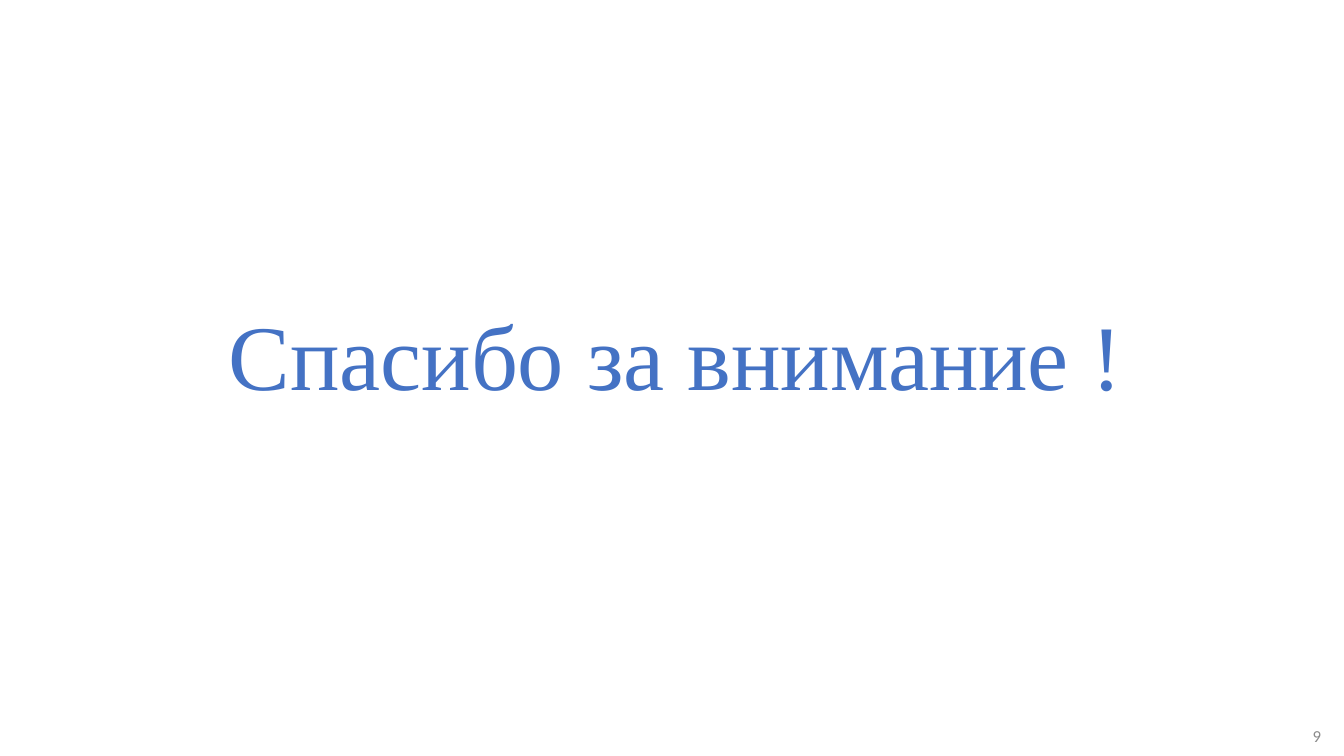
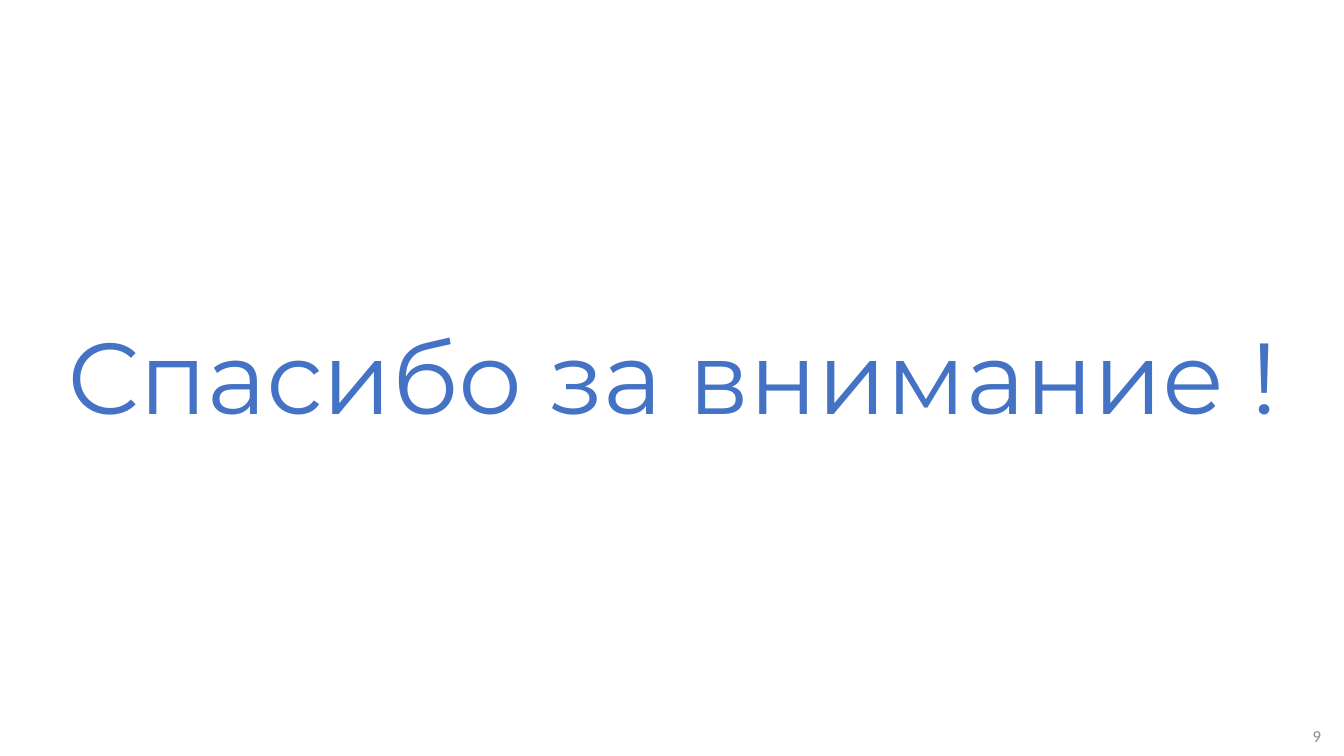
Before and after one commit to swift75/Chinese-liceum, a slide deck: slide 12 of chineseliceum_presentation.pptx. Drawn at 1344x756 pixels with LibreOffice and Linux fonts; fonts in the diff are those of the drawing; background and template pictures are left out. Boxes give left, top, right and bottom in pixels: in the first picture for what was removed or moved away, otherwise in the second. Text is boxed around its words. In the diff, an @@ line names an element or a change of style, - is before the commit and + after.

```diff
--- a/chineseliceum_presentation.pptx
+++ b/chineseliceum_presentation.pptx
@@ title "Спасибо за внимание !": place and size @@
-title "Спасибо за внимание !" at (229, 324, 1069, 391)
+title "Спасибо за внимание !" at (67, 337, 1225, 415)
@@ title "Спасибо за внимание !" at (67, 337, 1225, 415): size 66 to 72 pt, font Times New Roman to Montserrat @@
```
Also in this commit, not shown: 11 other slides changed.
